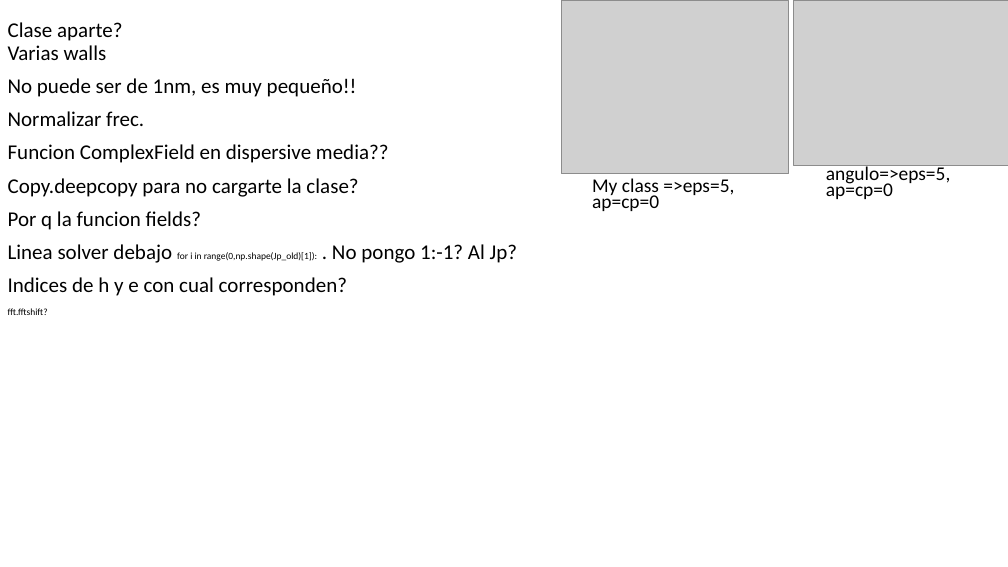
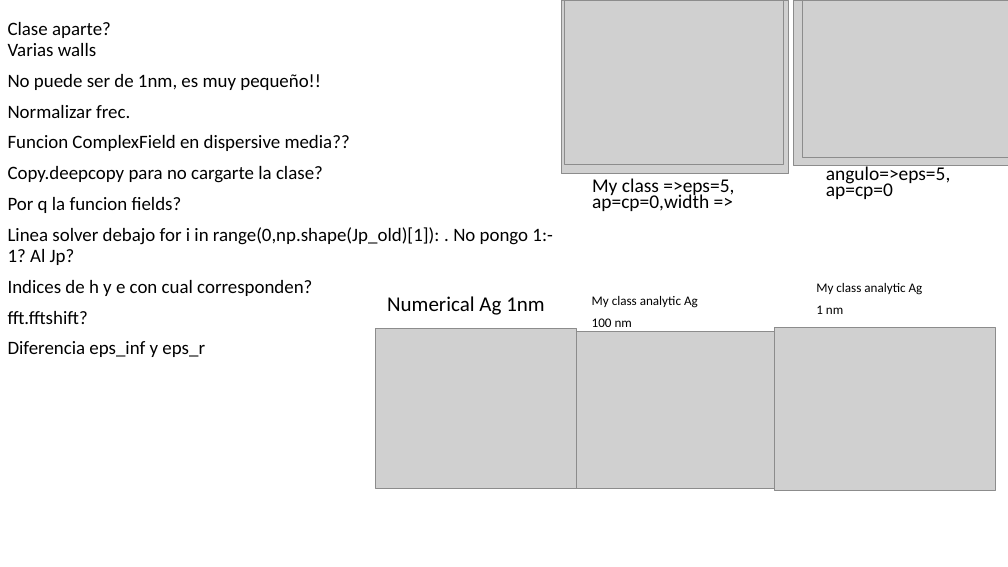
Before and after one commit to Mpedrosab/MCFNL2020, a slide deck: slide 1 of Proposal8_dispersiveFDTD/power_dispersion.pptx. Drawn at 1008x567 pixels with LibreOffice and Linux fonts; fonts in the diff are those of the drawing; grey boxes stand for pictures. Boxes give left, top, right and bottom in pixels: in the first picture for what was removed or moved away, otherwise in the second. Text is boxed around its words. In the diff, an @@ line names an element or a change of style, - is before the commit and + after.

Commit message:
calculating dispersive and no dispersive to compare

```diff
--- a/Proposal8_dispersiveFDTD/power_dispersion.pptx
+++ b/Proposal8_dispersiveFDTD/power_dispersion.pptx
@@ subtitle at (x1=8, y1=22, x2=552, y2=324): size 20 to 18 pt in "Clase aparte? Varias walls", "No puede ser de 1nm, es muy ...", "Normalizar frec.", "Funcion ComplexField en dispersive media??" and 4 more places; size 9 to 18 pt in "for i in range(0,np.shape(Jp_old)[1]):", "fft.fftshift?" @@
@@ picture added at (x1=564, y1=0, x2=783, y2=164) @@
@@ picture added at (x1=803, y1=0, x2=1008, y2=158) @@
@@ text at (x1=592, y1=178, x2=734, y2=211): text changed @@
-My class =>eps=5, ap=cp=0
+My class =>eps=5, ap=cp=0,width =>
@@ text added at (x1=387, y1=296, x2=544, y2=315), 20 pt, text #000000 @@
+Numerical Ag 1nm
@@ text added at (x1=592, y1=296, x2=698, y2=327), 12.5 pt, text #000000 @@
+My class analytic Ag
+100 nm
@@ text added at (x1=816, y1=283, x2=923, y2=314), 12.5 pt, text #000000 @@
+My class analytic Ag
+1 nm
@@ picture added at (x1=375, y1=329, x2=577, y2=488) @@
@@ picture added at (x1=774, y1=327, x2=995, y2=490) @@
@@ subtitle at (x1=8, y1=341, x2=205, y2=357): paragraph added @@
+Diferencia eps_inf y eps_r
@@ picture added at (x1=575, y1=331, x2=778, y2=489) @@
```
Also in this commit, not shown: 3 slides added, 12 other files.
